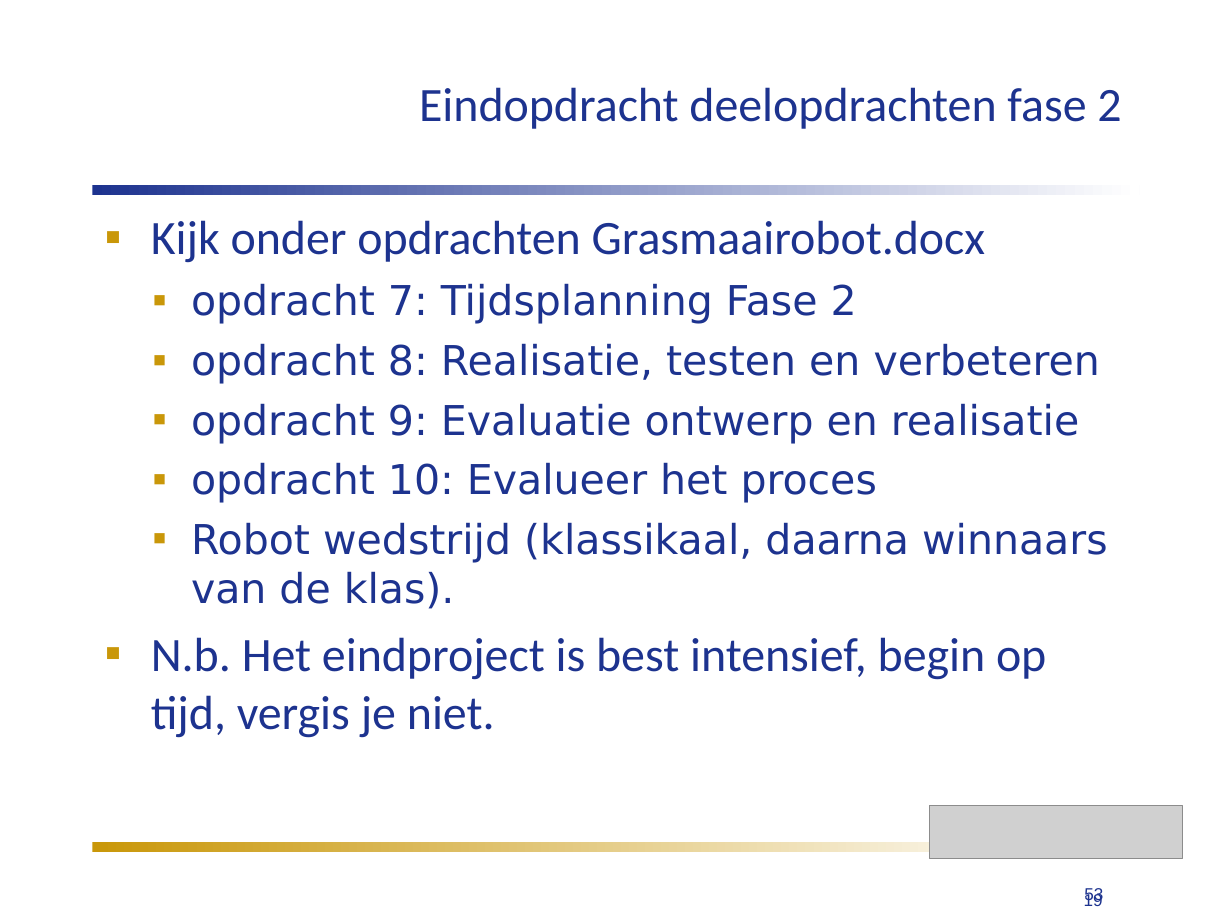
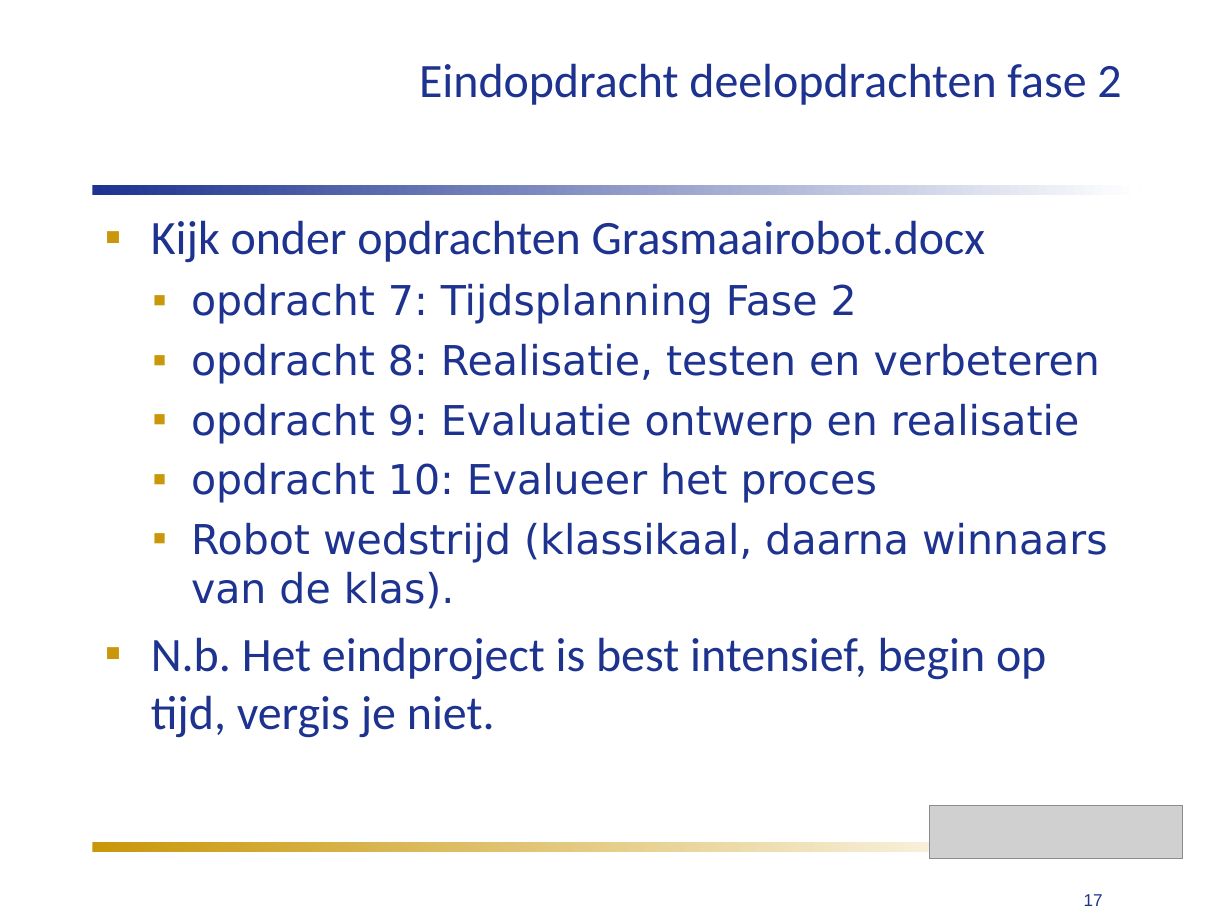
Before and after one commit to humiq/Greendevelopment, a slide deck: slide 17 of trunk/documents/Colleges/ISIROB College 4.ppt (slide 19 before the commit). Drawn at 1232x924 pixels with LibreOffice and Linux fonts; fonts in the diff are those of the drawing; grey boxes stand for pictures. Boxes give left, top, right and bottom in pixels: in the first picture for what was removed or moved away, otherwise in the second. Text is boxed around its words. In the diff, an @@ line names an element or a change of style, - is before the commit and + after.

```diff
--- a/trunk/documents/Colleges/ISIROB College 4.ppt
+++ b/trunk/documents/Colleges/ISIROB College 4.ppt
@@ title "Eindopdracht deelopdrachten fase 2": place and size @@
-title "Eindopdracht deelopdrachten fase 2" at [419,87,1121,129]
+title "Eindopdracht deelopdrachten fase 2" at [419,63,1121,105]
@@ page number at [1084,894,1103,906]: text changed @@
-19
+17
@@ text removed at [1084,886,1103,904] @@
-53
```
Also in this commit, not shown: 9 other slides changed, 2 slides removed, 5 other files.
